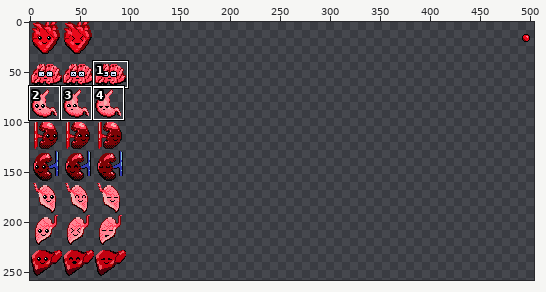
Sprite sheet: organ/organs.png. The first picture is a wide view before the edit; the outline marks the close-up.
Close-up. First the earlier version:
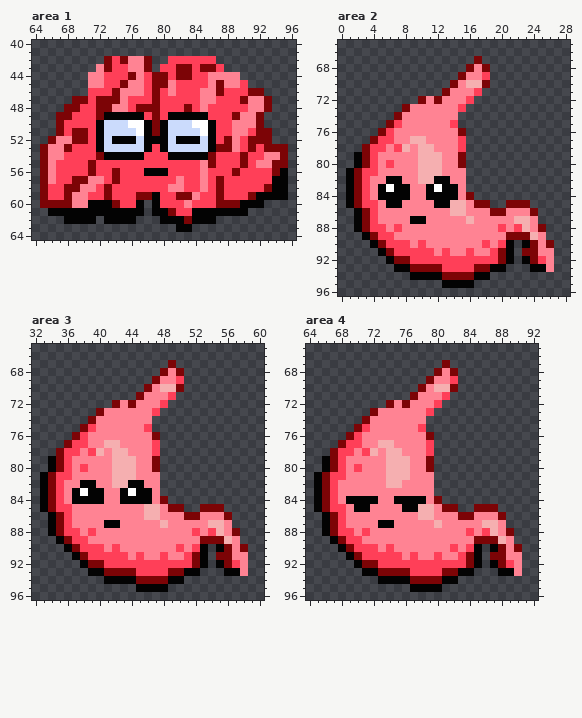
The file is 512x512 pixels. Pixels under 10% opacity are left out. Colours within 5 levels of each other are drawn and written as one. Shown: area 1: x 64..96, y 40..64; area 2: x 0..28, y 65..96; area 3: x 32..60, y 65..96; area 4: x 64..92, y 65..96. The wide view leaves out empty margins. The commit also changed other parts of the picture, which this record leaves out.
The same view after the edit:
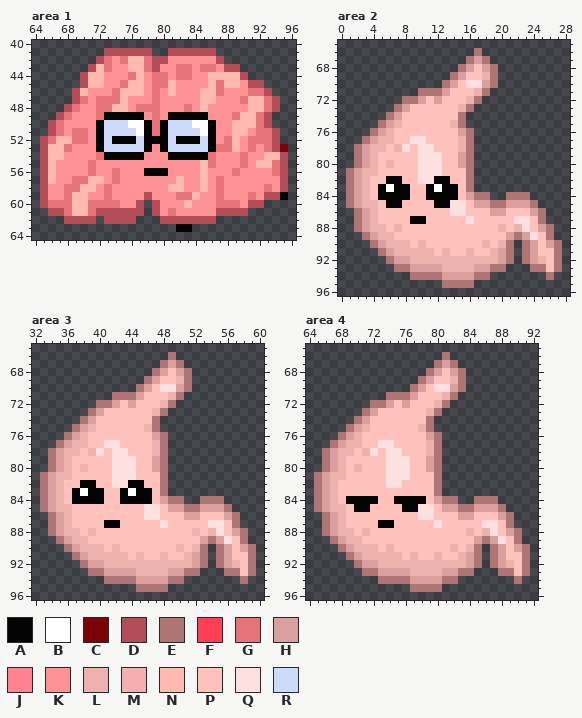
Palette (. is transparent): A #030303  B #ffffff  C #7c0406  D #b34e58  E #af7574  F #ff3f58  G #e6737a  H #daa09f  J #ff8393  K #ff9295  L #edb2ae  M #f5afb0  N #ffbab0  P #fec1bc  Q #fee0e0  R #cbdbfc
Difference:
Changed rows in their new state; - is an unchanged pixel.
Area 1:
first column x 65:
41 --------DDDDDD--DDDDDD---------
42 -------DGKGNNGDDKKKKKKD--------
43 ------DNGKKNNGDKKGGKGGKDD------
44 -----DNNKKKGNKGGKGGKKNNNND-----
45 -----DNNKKGNNKGGNKKKKNGNNKDD---
46 ----DNKKKGNNNKGKNKKKNNGKKKGGD--
47 ----DGKGGGNKKKGKKKKKNNKKKGNNGD-
48 ---DGKKGGNNKGGGKKKGKNKKKKKNNGD-
49 --DGKKKG-----KGK-----KKKGNNGD--
50 -DGKKKK-------G-------KKNNNGD--
51 -DGKGGK-------G-------KKNNKGGD-
52 DGNNGGK---------------KGNKGGGD-
53 DNNGKKK-------K-------GGNKGKGD-
54 DNNKKKKG-----KKK-----GKKKGKKNND
55 DNKKKKGKKKKKKKKKKKKKNGKKKGKNNGD
56 DNKKKKGKKGKKK---KKKKNKKKGKKKKGD
57 DNKKGGNNKGKKKKKKKNKKNKGKKKKKKKD
58 DKKGGNNKGKKKKKKKNNKKNKGKKKKKGKD
59 DKKGNNKKGKKKKDKKKGGNKKGKKKGKDD-
60 DGGGNNGGGGKKD-DKKKNKKKGGGKDD---
61 -DDGNNGDDDDDD-DKGKKKKKDDDD-----
62 ---DDDD-DDDD---DDDDDDD---------
Area 2:
first column x 1:
66 ----------------E----------
67 ---------------EHE---------
68 --------------EHPHE--------
69 -------------EHPPLE--------
70 ------------EHPQQHE--------
71 ---------EEEHPPPLE---------
72 -------EEHPHPPPLE----------
73 ------EHPPPPPPLE-----------
74 -----EHPPPPPPPE------------
75 ----EHLPPPPPPLE------------
76 ---EHLPPPPPPPPHE-----------
77 --EHLLPPQQPPPPLE-----------
78 -EHLLPLQPQQPPPLE-----------
79 -EHLPPPPPQQQPPHE-----------
80 -EHLPLPPPQQQPPHE-----------
81 EHLLPPPPPQQQPPPE-----------
82 EHLPP--PPQQ--PPE-----------
83 EHLP----PP----PE-----------
84 EHLP----PP----PHEE--EEE----
85 EHLLP--PPPP--QQPHHEEHHHE---
86 -EHLPPPPPPPPPQQPPPHHPPPHE--
87 -EHLPPPP--PPPPPQPPPPPQQPE--
88 -EHLLPLPPPPPPPPPPPPLPLQPHE-
89 --EHLLPPPPPPPPPPPPPPHEHQPE-
90 ---EHLLLPLPPPPPPPLPLE-EHPHE
91 ----EHLLLLLPLPPLPPLHE-EHPPE
92 -----EHHLLLLLLLLLLLHE-EHLPE
93 ------EEHHHHLLLLHHEE---EEPE
94 --------EEEEHHHHEE-------E-
95 ------------EEEE-----------
Area 3:
first column x 33:
66 ----------------E----------
67 ---------------EHE---------
68 --------------EHPHE--------
69 -------------EHPPLE--------
70 ------------EHPQQHE--------
71 ---------EEEHPPPLE---------
72 -------EEHPHPPPLE----------
73 ------EHPPPPPPLE-----------
74 -----EHPPPPPPPE------------
75 ----EHLPPPPPPLE------------
76 ---EHLPPPPPPPPHE-----------
77 --EHLLPPQQPPPPLE-----------
78 -EHLLPLQPQQPPPLE-----------
79 -EHLPPPPPQQQPPHE-----------
80 -EHLPLPPPQQQPPHE-----------
81 EHLLPPPPPQQQPPPE-----------
82 EHLPP--PPQQ--PPE-----------
83 EHLP----PP----PE-----------
84 EHLP----PP----PHEE--EEE----
85 EHLLPPPPPPPPPQQPHHEEHHHE---
86 -EHLPPPPPPPPPQQPPPHHPPPHE--
87 -EHLPPPP--PPPPPQPPPPPQQPE--
88 -EHLLPLPPPPPPPPPPPPLPLQPHE-
89 --EHLLPPPPPPPPPPPPPPHEHQPE-
90 ---EHLLLPLPPPPPPPLPLE-EHPHE
91 ----EHLLLLLPLPPLPPLHE-EHPPE
92 -----EHHLLLLLLLLLLLHE-EHLPE
93 ------EEHHHHLLLLHHEE---EEPE
94 --------EEEEHHHHEE-------E-
95 ------------EEEE-----------
Area 4:
first column x 65:
66 ----------------E----------
67 ---------------EHE---------
68 --------------EHPHE--------
69 -------------EHPPLE--------
70 ------------EHPQQHE--------
71 ---------EEEHPPPLE---------
72 -------EEHPHPPPLE----------
73 ------EHPPPPPPLE-----------
74 -----EHPPPPPPPE------------
75 ----EHLPPPPPPLE------------
76 ---EHLPPPPPPPPHE-----------
77 --EHLLPPQQPPPPLE-----------
78 -EHLLPLQPQQPPPLE-----------
79 -EHLPPPPPQQQPPHE-----------
80 -EHLPLPPPQQQPPHE-----------
81 EHLLPPPPPQQQPPPE-----------
82 EHLPPPPPPQQPPPPE-----------
83 EHLPPPPPPPPPPPPE-----------
84 EHLP----PP----PHEE--EEE----
85 EHLLP--PPPP--QQPHHEEHHHE---
86 -EHLPPPPPPPPPQQPPPHHPPPHE--
87 -EHLPPPP--PPPPPQPPPPPQQPE--
88 -EHLLPLPPPPPPPPPPPPLPLQPHE-
89 --EHLLPPPPPPPPPPPPPPHEHQPE-
90 ---EHLLLPLPPPPPPPLPLE-EHPHE
91 ----EHLLLLLPLPPLPPLHE-EHPPE
92 -----EHHLLLLLLLLLLLHE-EHLPE
93 ------EEHHHHLLLLHHEE---EEPE
94 --------EEEEHHHHEE-------E-
95 ------------EEEE-----------
Pixel boxes of the changes (left, top, right, bottom) in both close-ups:
changed: (40, 48, 288, 224)
changed: (346, 48, 562, 288)
changed: (40, 352, 256, 592)
changed: (314, 352, 530, 592)
